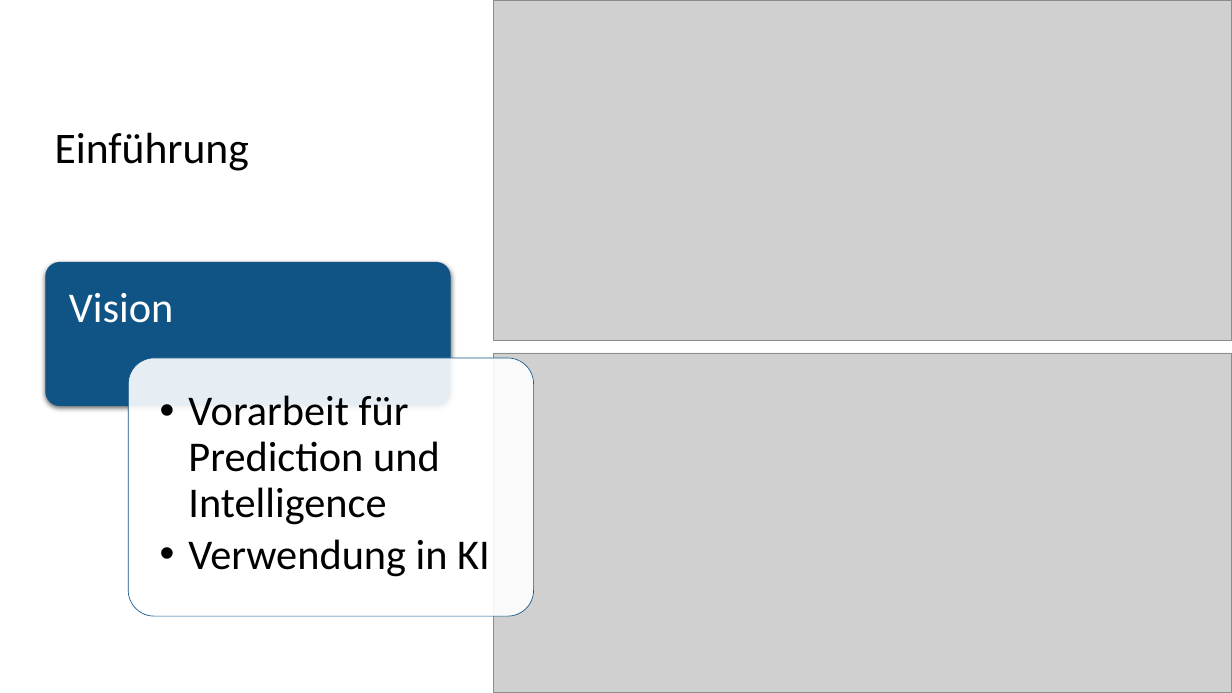
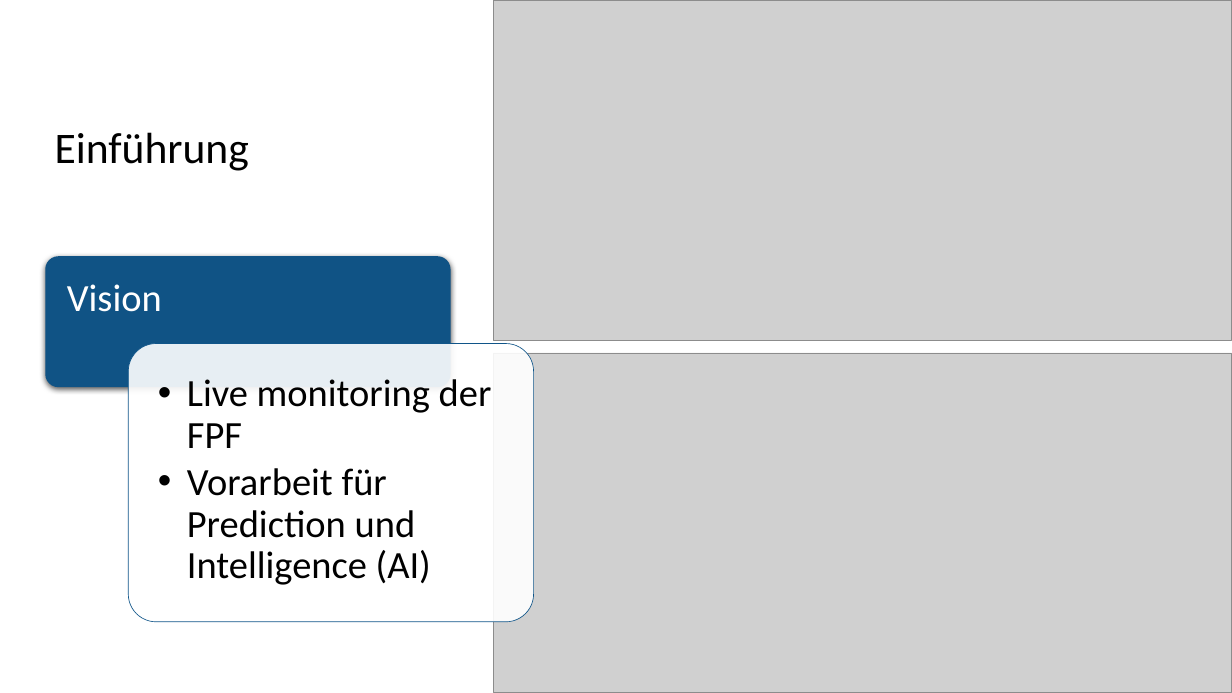
Before and after one commit to benjamin-leiding/FarmInsight-Dashboard-Backend, a slide deck: slide 4 of SmartFarm Insights.pptx. Drawn at 1232x693 pixels with LibreOffice and Linux fonts; fonts in the diff are those of the drawing; grey boxes stand for pictures. Boxes give left, top, right and bottom in pixels: in the first picture for what was removed or moved away, otherwise in the second. Text is boxed around its words. In the diff, an @@ line names an element or a change of style, - is before the commit and + after.

Commit message:
2. Präsentation V3

```diff
--- a/SmartFarm Insights.pptx
+++ b/SmartFarm Insights.pptx
@@ text "Vision" at (67, 284, 162, 312): size 33 to 30 pt; less space between paragraphs @@
@@ rounded rectangle: place and size @@
-rounded rectangle at (45, 262, 451, 407)
+rounded rectangle at (45, 256, 451, 387)
@@ rounded rectangle: place and size @@
-rounded rectangle at (128, 358, 534, 616)
+rounded rectangle at (128, 344, 534, 622)
@@ text at (187, 379, 492, 585): text changed; size 33 to 30 pt @@
-  • Vorarbeit für Prediction und Intelligence
-  • Verwendung in KI
+  • Live monitoring der FPF
+  • Vorarbeit für Prediction und Intelligence (AI)
```
